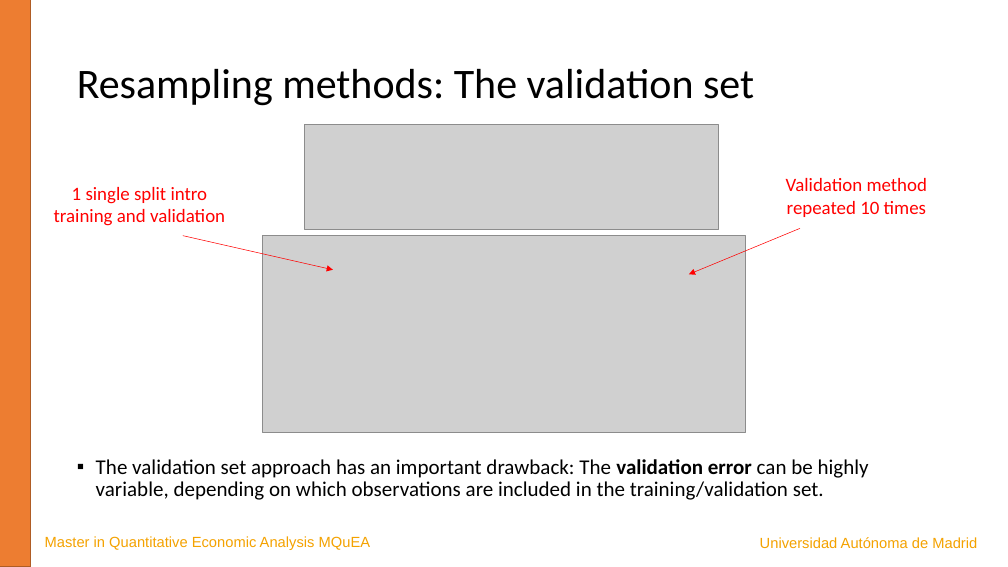
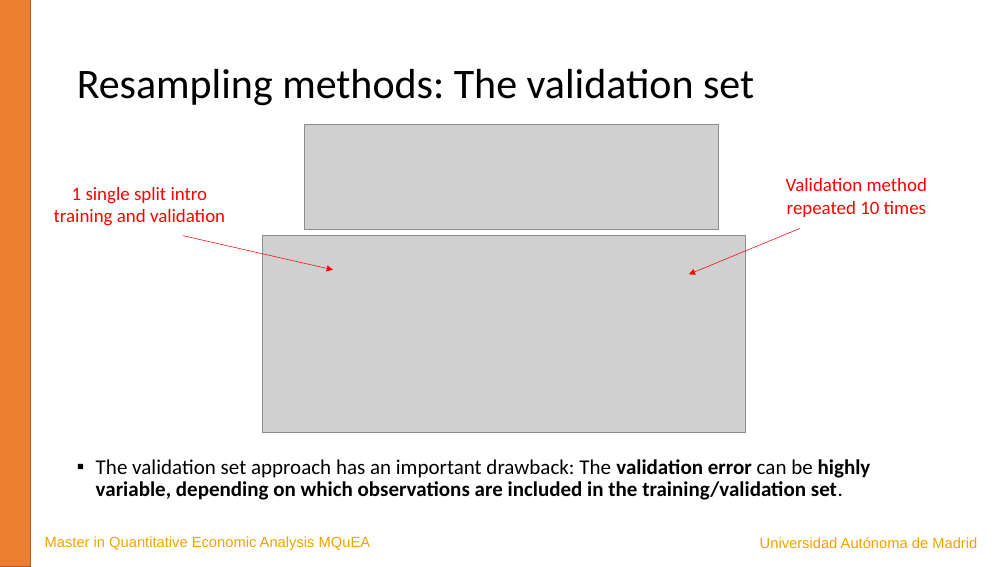
Before and after one commit to JavierBas/IMLEF-MQuEA, a slide deck: slide 5 of Course content/Slides/Topic 3 - Resampling methods and fine-tuning.pptx. Drawn at 1008x567 pixels with LibreOffice and Linux fonts; fonts in the diff are those of the drawing; grey boxes stand for pictures. Boxes give left, top, right and bottom in pixels: in the first picture for what was removed or moved away, otherwise in the second. Text is boxed around its words. In the diff, an @@ line names an element or a change of style, - is before the commit and + after.

```diff
--- a/Course content/Slides/Topic 3 - Resampling methods and fine-tuning.pptx
+++ b/Course content/Slides/Topic 3 - Resampling methods and fine-tuning.pptx
@@ text "The validation set approach has ..." at bbox=[96, 459, 871, 500]: bold on in "highly variable, depending on which observations are ..." @@
```
Also in this commit, not shown: 3 other slides changed, 6 other files.
